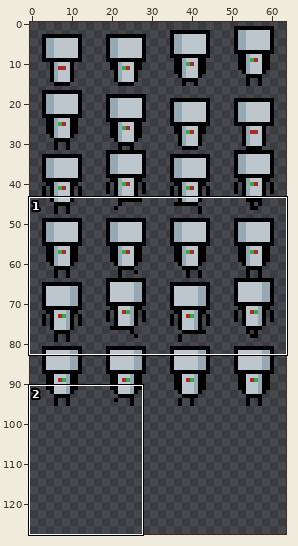
Two states of a sprite sheet, Ray Shaper/data/textures/player/body.png. The first picture is a wide view before the edit; the outline marks the close-up.
Close-up. Before the commit:
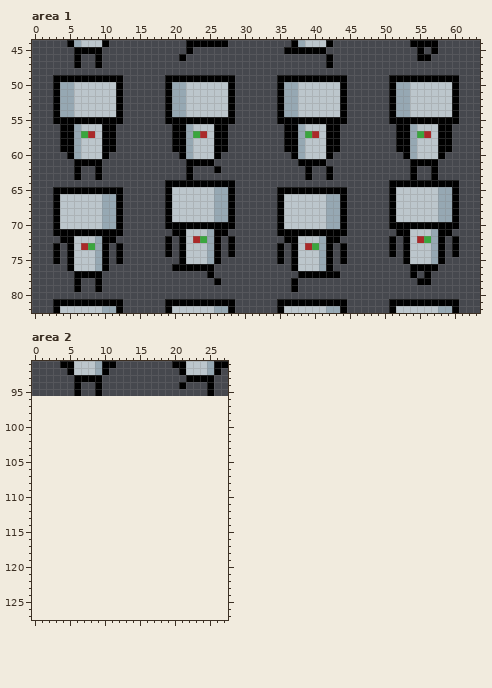
The file is 64x96 pixels. Shown: area 1: x 0..63, y 44..82; area 2: x 0..27, y 91..127. The old version is drawn lined up with the new one, on the new canvas.
Now the later version:
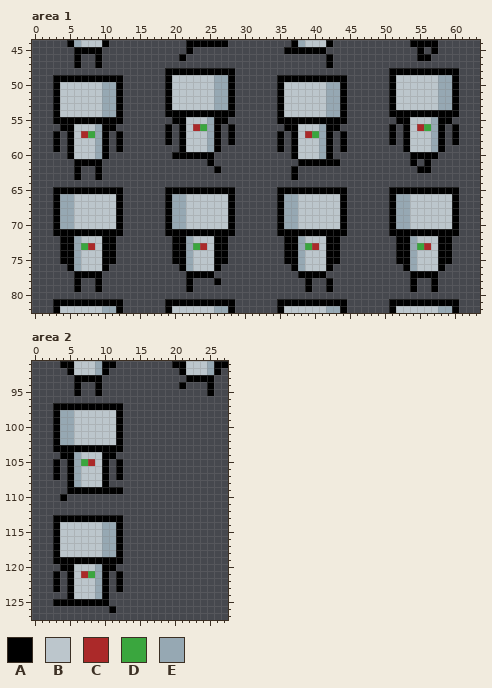
Palette (. is transparent): A #000000  B #bcc6cc  C #ab2929  D #3aa63e  E #96a8b3
The exact change:
canvas 64x96 -> 64x128
Changed rows in their new state; - is an unchanged pixel.
Area 1:
first column x 3:
48 ----------------AAAAAAAAAA----------------------AAAAAAAAAA
49 -----------------BBBBBBEE------------------------BBBBBBEE-
50 -BB----EE--------BB----EE--------BB----EE--------BB----EE-
51 -BB----EE--------BB----EE--------BB----EE--------BB----EE-
52 -BB----EE--------BB----EE--------BB----EE--------BB----EE-
53 -BB----EE--------BB----EE--------BB----EE--------BB----EE-
54 -BB----EE--------AAAAAAAA--------BB----EE--------AAAAAAAA-
55 ----------------.--BBBE--.----------------------.--BBBE--.
56 ---B--E---------A.-BCDE-.A---------B--E---------A.-BCDE-.A
57 A.-BCDE-.A------A.-BBBE-.A------A.-BCDE-.A------A.-BBBE-.A
58 A.-B--E-.A------A.-B--E-.A------A.-B--E-.A------A.-B--E-.A
59 A.-B--E-.A-------.-B--E-.-------A.-B--E-.A-------.-B--E-.-
60 ---B--E----------A-AAAA.-----------B--E-----------.AAAA.--
61 -------------------...-----------------AA-----------.-.---
62 -------------------.--------------A-.--.-----------.AA.---
63 -------------------.--------------A-.--.-----------.--.---
64 ----------------..........----------------------..........
65 -----------------AAAAAAAA------------------------AAAAAAAA-
66 -EE----BB--------EE----BB--------EE----BB--------EE----BB-
67 -EE----BB--------EE----BB--------EE----BB--------EE----BB-
68 -EE----BB--------EE----BB--------EE----BB--------EE----BB-
69 -EE----BB--------EE----BB--------EE----BB--------EE----BB-
70 -EE----BB--------EEBBBBBB--------EE----BB--------EEBBBBBB-
71 ----------------A--AAAA--A----------------------A--AAAA--A
72 ---E--B---------.A-EBBB-A.---------E--B---------.A-EBBB-A.
73 .A-EDCB-A.------.A-EDCB-A.------.A-EDCB-A.------.A-EDCB-A.
74 .A-E--B-A.------.A-E--B-A.------.A-E--B-A.------.A-E--B-A.
75 .A-E--B-A.-------A-E--B-A-------.A-E--B-A.-------A-E--B-A-
76 ---E--B----------.-EBBBA-----------E--B-----------AEBBBA--
77 -------------------AAA-----------------..-----------A-A---
78 -------------------A--------------.-A--A-----------A..A---
79 -------------------A--------------.-A--A-----------A--A---
Area 2:
first column x 3:
 97 AAAAAAAAAA
 98 AEEBBBBBBA
 99 AEEBBBBBBA
100 AEEBBBBBBA
101 AEEBBBBBBA
102 AEEBBBBBBA
103 AAAAAAAAAA
104 -AAEBBBAA-
105 A-AEDCBA-A
106 A-AEBBBA-A
107 A-AEBBBA-A
108 --AEBBBA--
109 --AAAAAAAA
110 -A--------
113 AAAAAAAAAA
114 ABBBBBBEEA
115 ABBBBBBEEA
116 ABBBBBBEEA
117 ABBBBBBEEA
118 ABBBBBBEEA
119 AAAAAAAAAA
120 -AABBBEAA-
121 A-ABCDEA-A
122 A-ABBBEA-A
123 A-ABBBEA-A
124 --ABBBEA--
125 AAAAAAAA--
126 --------A-
Where, in picture pixels (left, top, right, bottom), the same in both close-ups:
changed: (165, 68, 235, 292)
changed: (389, 68, 459, 292)
changed: (53, 82, 123, 159)
changed: (277, 82, 347, 292)
changed: (53, 194, 123, 271)
added: (53, 403, 123, 613)
